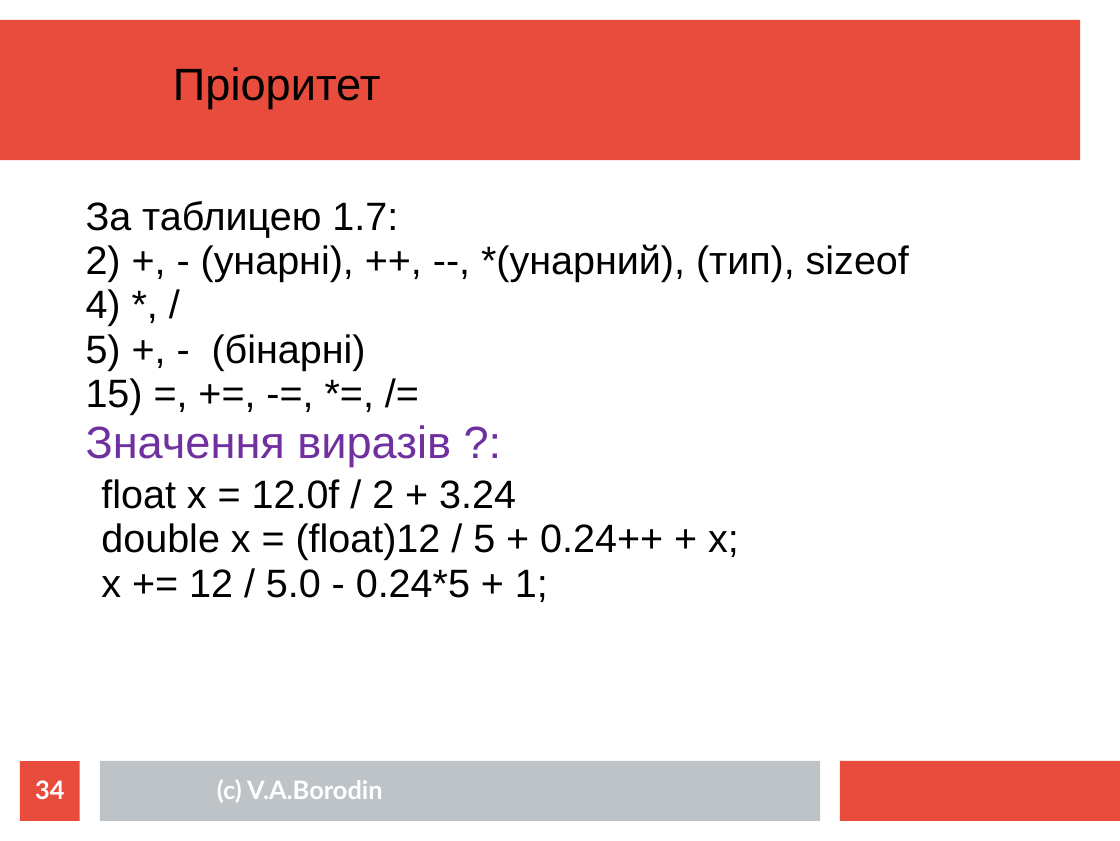
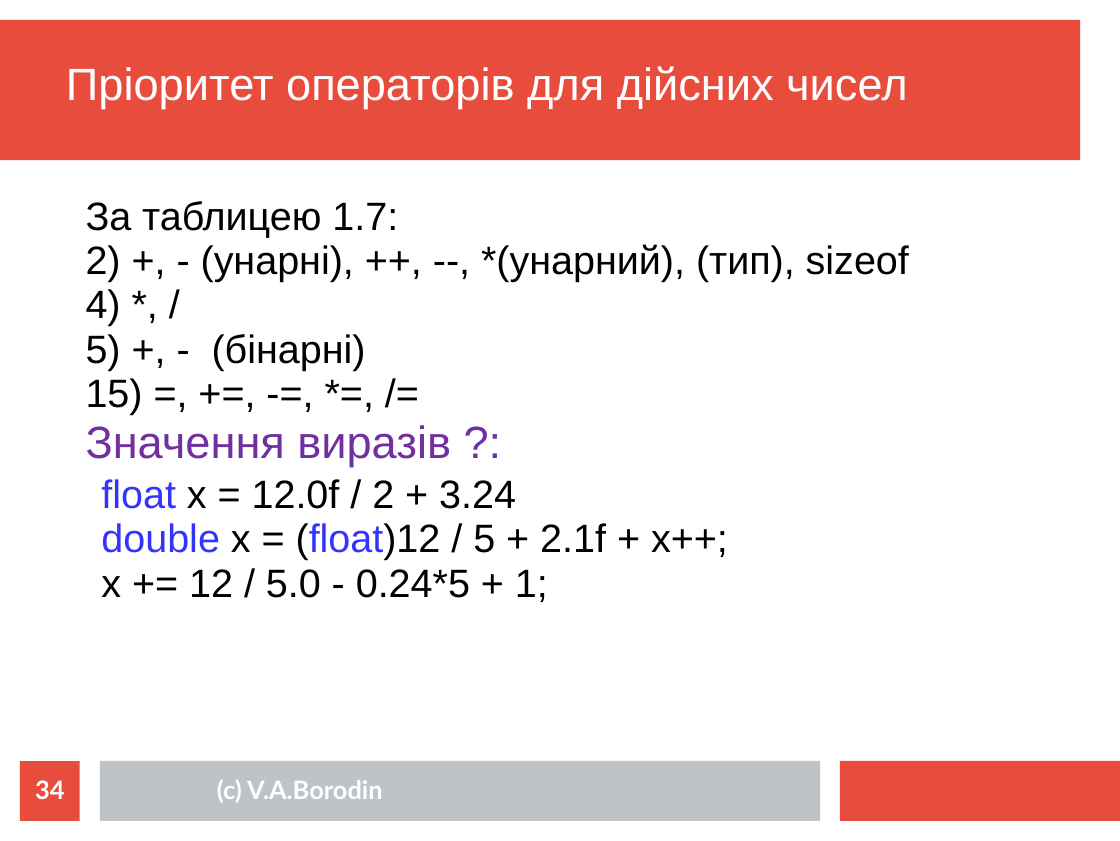
Before and after one commit to mecchmatProjects/CppCourse, a slide deck: slide 34 of Lect01/CppTutorUkr0.ppt. Drawn at 1120x841 pixels with LibreOffice and Linux fonts; fonts in the diff are those of the drawing. Boxes give left, top, right and bottom in pixels: in the first picture for what was removed or moved away, otherwise in the second. Text is boxed around its words. In the diff, an @@ line names an element or a change of style, - is before the commit and + after.

```diff
--- a/Lect01/CppTutorUkr0.ppt
+++ b/Lect01/CppTutorUkr0.ppt
@@ text added at (66, 66, 907, 109), 32 pt, text #FFFFFF @@
+Пріоритет операторів для дійсних чисел
@@ text removed at (173, 67, 381, 109) @@
-Пріоритет
@@ text at (101, 479, 516, 509): text colour #000000 to #3333FF in "float" @@
@@ text at (101, 523, 728, 560): text changed @@
-double x = (float)12 / 5 + 0.24++ + x;
+double x = (float)12 / 5 + 2.1f + x++;
```
Also in this commit, not shown: 34 other slides changed, 4 slides added, 2 slides removed, 6 other files.
